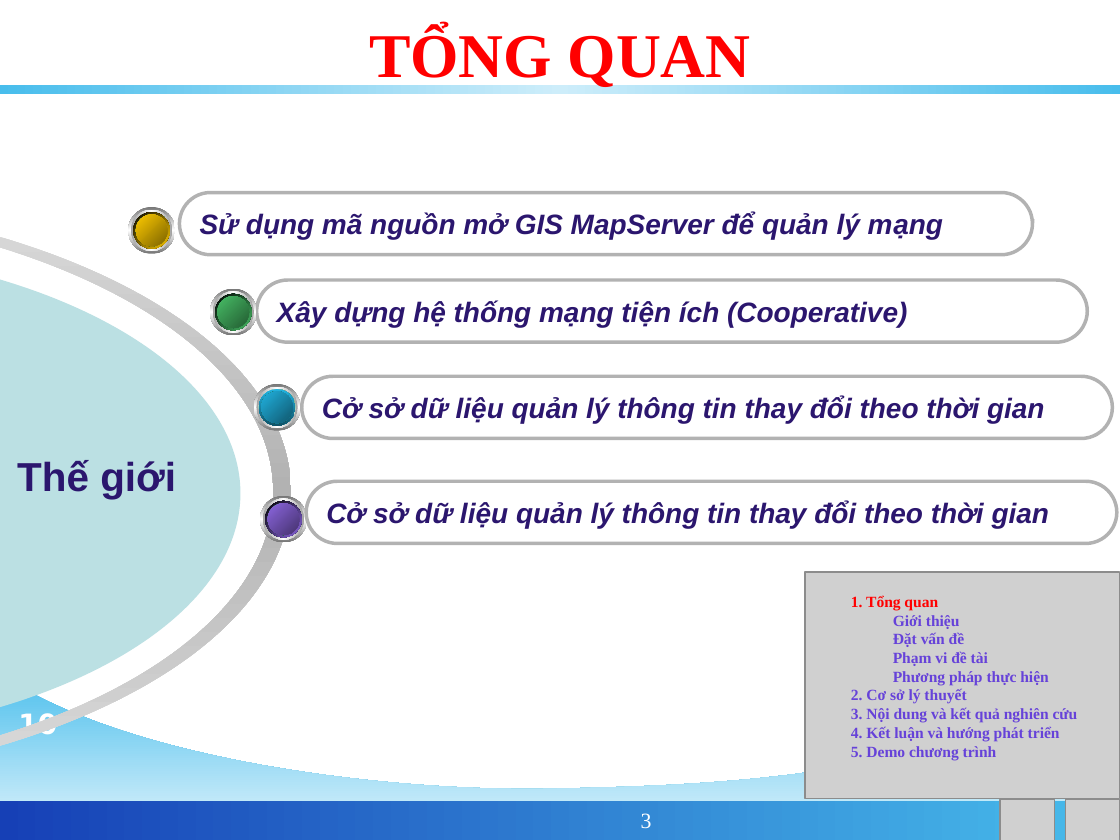
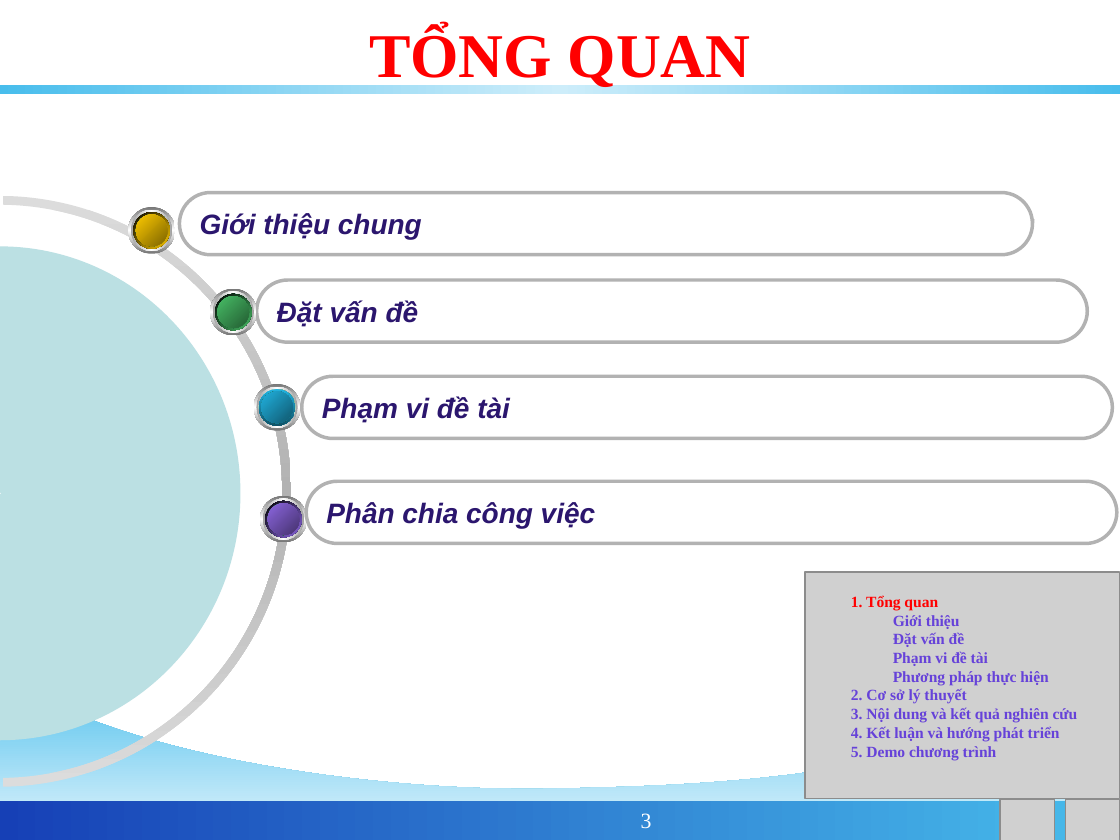
Before and after one commit to phamngsinh/cantho-webgis, a slide deck: slide 3 of Document/Bao Cao/BaoCaoLuanVan.ppt. Drawn at 1120x840 pixels with LibreOffice and Linux fonts; fonts in the diff are those of the drawing; grey boxes stand for pictures; background and template pictures are left out. Boxes give left, top, right and bottom in pixels: in the first picture for what was removed or moved away, otherwise in the second. Text is boxed around its words. In the diff, an @@ line names an element or a change of style, - is before the commit and + after.

```diff
--- a/Document/Bao Cao/BaoCaoLuanVan.ppt
+++ b/Document/Bao Cao/BaoCaoLuanVan.ppt
@@ freeform shape at bbox=[0, 196, 291, 787]: outline redrawn @@
@@ text in rounded rectangle at bbox=[200, 213, 422, 239]: text changed @@
-Sử dụng mã nguồn mở GIS MapServer để quản lý mạng
+Giới thiệu chung
@@ freeform shape at bbox=[0, 247, 240, 741]: outline redrawn @@
@@ text in rounded rectangle at bbox=[277, 300, 419, 327]: text changed @@
-Xây dựng hệ thống mạng tiện ích (Cooperative)
+Đặt vấn đề
@@ rounded rectangle added at bbox=[301, 376, 1112, 439], outline #B2B2B2 2.24 pt, 18 pt, text #2B166E, bold, italic @@
+Phạm vi đề tài
@@ text removed at bbox=[17, 460, 176, 499] @@
-Thế giới
@@ rounded rectangle "Phân chia công việc": place and size @@
-rounded rectangle "Phân chia công việc" at bbox=[301, 376, 1112, 439]
+rounded rectangle "Phân chia công việc" at bbox=[306, 482, 1117, 544]
@@ rounded rectangle removed at bbox=[306, 482, 1117, 544] @@
-Cở sở dữ liệu quản lý thông tin thay đổi theo thời gian
@@ text in rounded rectangle at bbox=[326, 502, 595, 528]: text changed @@
-Cở sở dữ liệu quản lý thông tin thay đổi theo thời gian
+Phân chia công việc
```
Also in this commit, not shown: 4 other slides changed, 1 slide removed.
